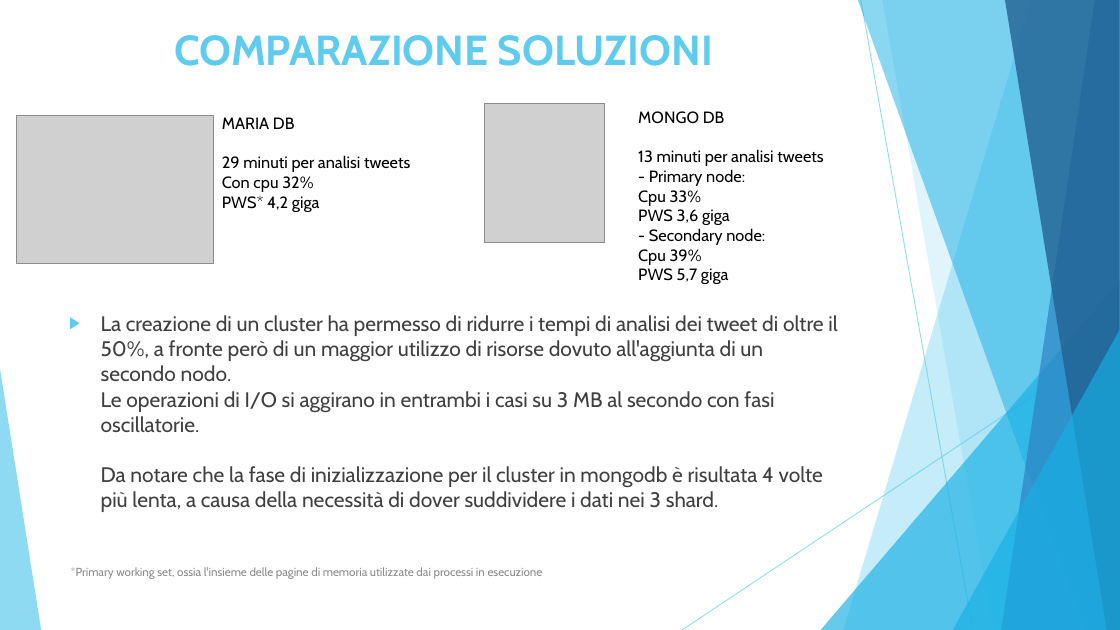
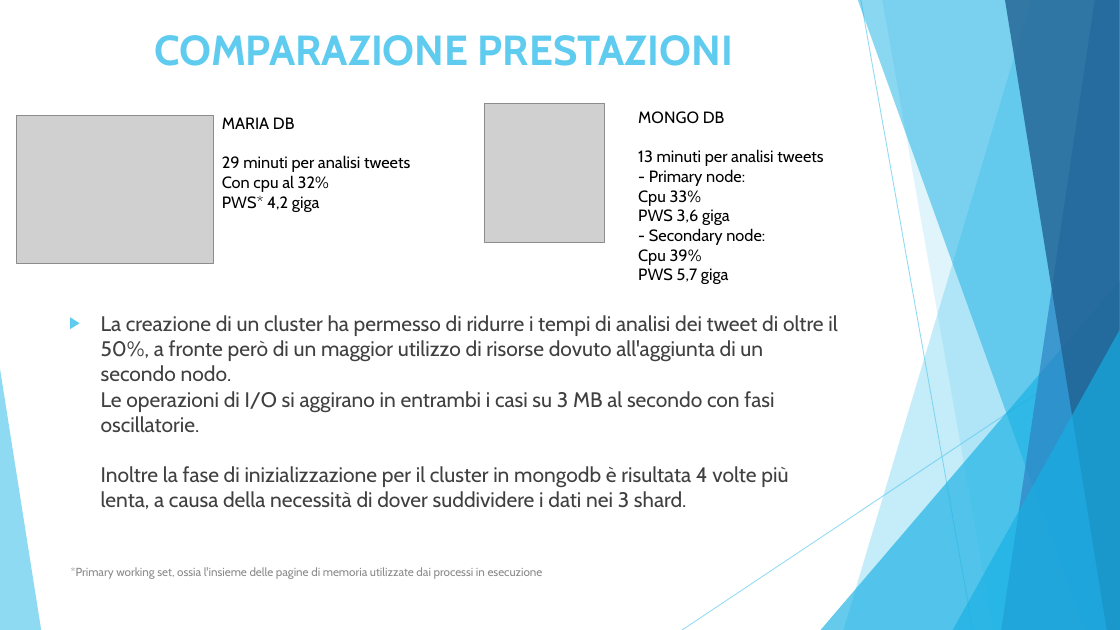
Before and after one commit to moamedterzo/MAADB, a slide deck: slide 29 of Docs/Presentazione.PPTX. Drawn at 1120x630 pixels with LibreOffice and Linux fonts; fonts in the diff are those of the drawing; grey boxes stand for pictures. Boxes give left, top, right and bottom in pixels: in the first picture for what was removed or moved away, otherwise in the second. Text is boxed around its words. In the diff, an @@ line names an element or a change of style, - is before the commit and + after.

```diff
--- a/Docs/Presentazione.PPTX
+++ b/Docs/Presentazione.PPTX
@@ title at <box>154,35,733,66</box>: text changed @@
-COMPARAZIONE SOLUZIONI
+COMPARAZIONE PRESTAZIONI
@@ text at <box>222,175,329,212</box>: text changed @@
-Con cpu 32%
-PWS* 4,2 giga
+Con cpu al 32%
+PWS* 4,2 giga
@@ text at <box>101,315,837,509</box>: text changed @@
-▶ La creazione di un cluster ha permesso di ridurre i tempi di analisi dei tweet di oltre il 50%, a fronte però di un maggior utilizzo di risorse dovuto all'aggiunta di un secondo nodo.
-  Le operazioni di I/O si aggirano in entrambi i casi su 3 MB al secondo con fasi oscillatorie.
-  Da notare che la fase di inizializzazione per il cluster in mongodb è risultata 4 volte più lenta, a causa della necessità di dover suddividere i dati nei 3 shard.
+▶ La creazione di un cluster ha permesso di ridurre i tempi di analisi dei tweet di oltre il 50%, a fronte però di un maggior utilizzo di risorse dovuto all'aggiunta di un secondo nodo.
+  Le operazioni di I/O si aggirano in entrambi i casi su 3 MB al secondo con fasi oscillatorie.
+  Inoltre la fase di inizializzazione per il cluster in mongodb è risultata 4 volte più lenta, a causa della necessità di dover suddividere i dati nei 3 shard.
```
Also in this commit, not shown: 4 other slides changed.
